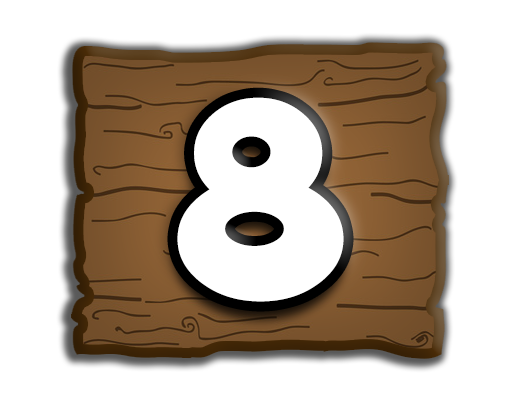
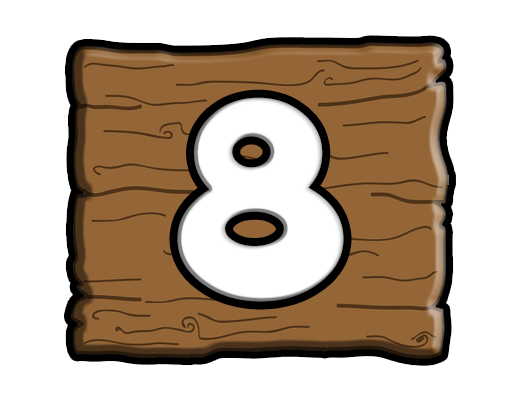
The second 520 x 400 image is a revision of the first. Changes to its layers:
pixels changed over [56, 33, 458, 372] (layer not identified)
